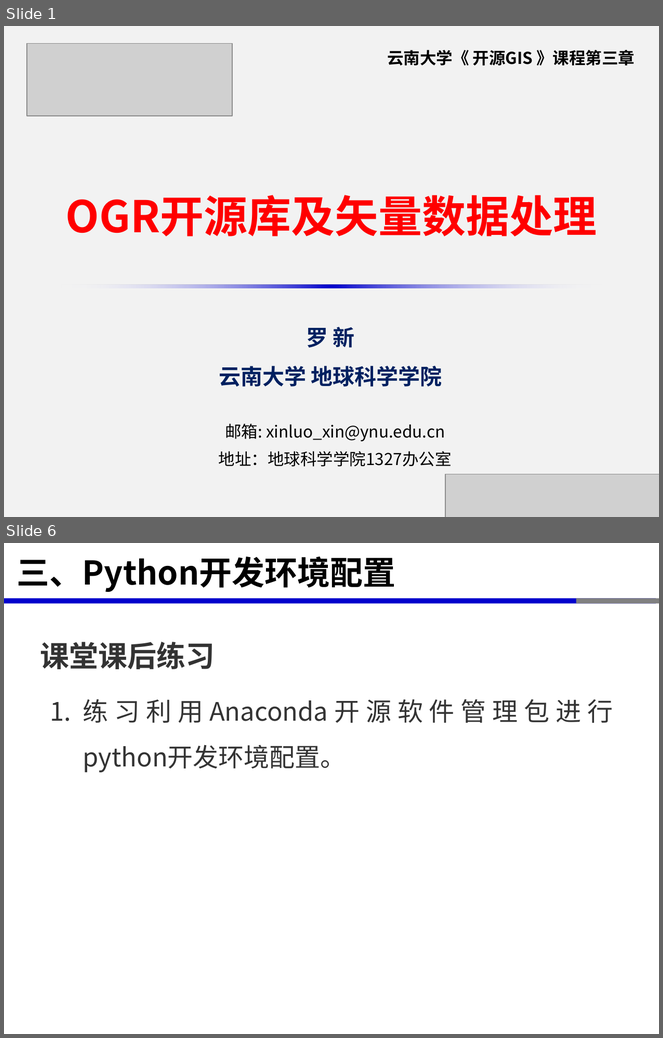
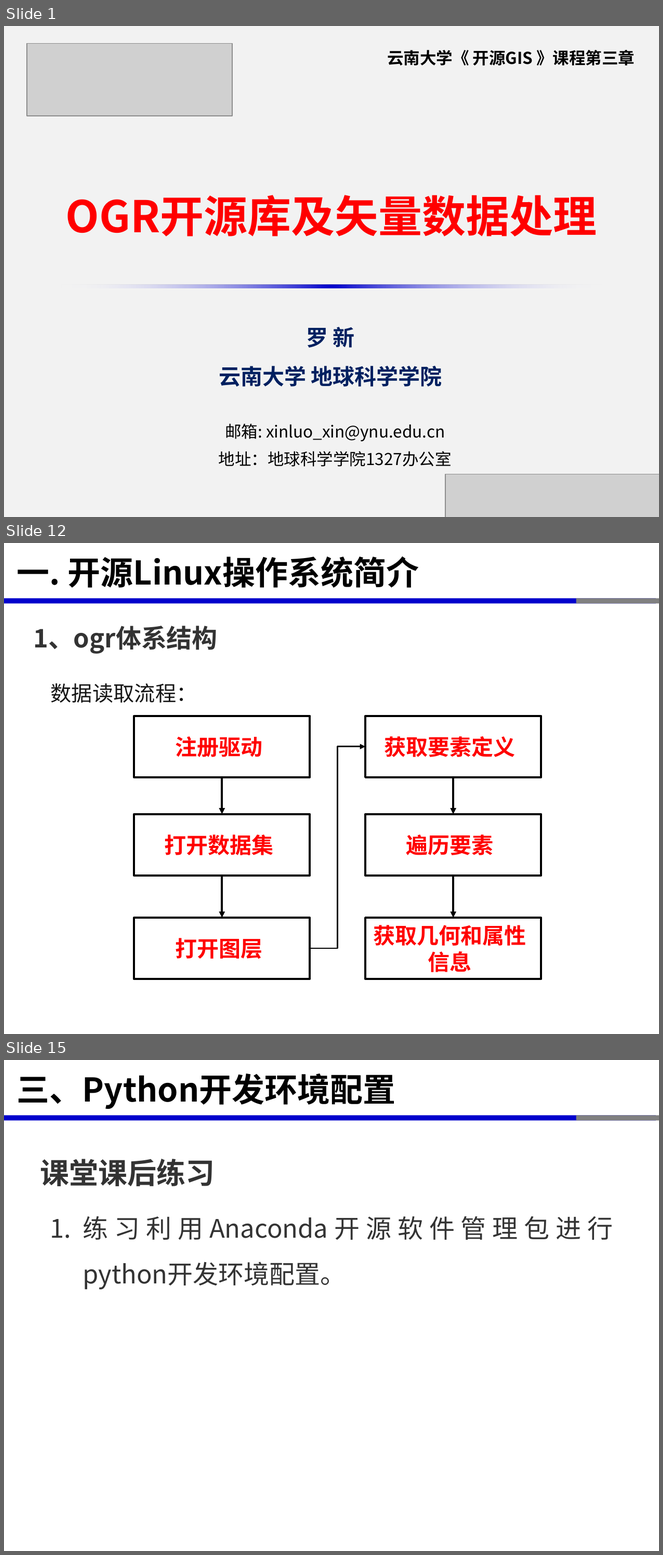
Before and after one commit to xinluo2018/open-source-gis-course, a slide deck: 第4章- OGR开源库及矢量数据处理-8课时/第3章-OGR开源库及矢量数据处理-8学时.pptx. Shown one above the other, each under a label of ours: slides 1 and 6 before the commit, slides 1, 12 and 15 after it; the slides between them are not shown. The pictures are 663x1038 and 663x1555 pixels, drawn with LibreOffice and Linux fonts; fonts in the diff are those of the drawing; grey boxes stand for pictures. Boxes give left, top, right and bottom in pixels: in the first picture for what was removed or moved away, otherwise in the second. Text is boxed around its words. In the diff, an @@ line names an element or a change of style, - is before the commit and + after.

```diff
--- a/第4章- OGR开源库及矢量数据处理-8课时/第3章-OGR开源库及矢量数据处理-8学时.pptx
+++ b/第4章- OGR开源库及矢量数据处理-8课时/第3章-OGR开源库及矢量数据处理-8学时.pptx
@@ slide 12 added at bbox=[4, 543, 659, 1034], background #FFFFFF; not listed: 3 template elements that a slide beside it also shows @@
@@ title added at bbox=[17, 557, 419, 588], 36 pt, text #000000, bold @@
+一. 开源Linux操作系统简介
@@ text added at bbox=[33, 626, 218, 654], 28 pt, text #333333, bold @@
+1、ogr体系结构
@@ text added at bbox=[51, 683, 197, 703], 23 pt, text #151515 @@
+数据读取流程：
@@ rectangle added at bbox=[135, 716, 310, 778], outline #000000 2.25 pt, 24 pt, text #FF0000, bold @@
+注册驱动
@@ rectangle added at bbox=[366, 716, 541, 778], outline #000000 2.25 pt, 24 pt, text #FF0000, bold @@
+获取要素定义
@@ elbow arrow added from (310, 949) to (366, 747), #000000 1.5 pt @@
@@ arrow added from (222, 778) to (222, 814), #000000 2.25 pt @@
@@ arrow added from (453, 778) to (453, 814), #000000 2.25 pt @@
@@ rectangle added at bbox=[135, 814, 310, 876], outline #000000 2.25 pt, 24 pt, text #FF0000, bold @@
+打开数据集
@@ rectangle added at bbox=[366, 814, 541, 876], outline #000000 2.25 pt, 24 pt, text #FF0000, bold @@
+遍历要素
@@ arrow added from (222, 876) to (222, 918), #000000 2.25 pt @@
@@ arrow added from (453, 876) to (453, 918), #000000 2.25 pt @@
@@ rectangle added at bbox=[135, 918, 310, 979], outline #000000 2.25 pt, 24 pt, text #FF0000, bold @@
+打开图层
@@ rectangle added at bbox=[366, 918, 541, 979], outline #000000 2.25 pt, 24 pt, text #FF0000, bold @@
+获取几何和属性信息
@@ what was slide 6 is now slide 15 @@
```
Also in this commit, not shown: 3 slides changed, 9 other slides added, 1 slide removed, 3 other files.
